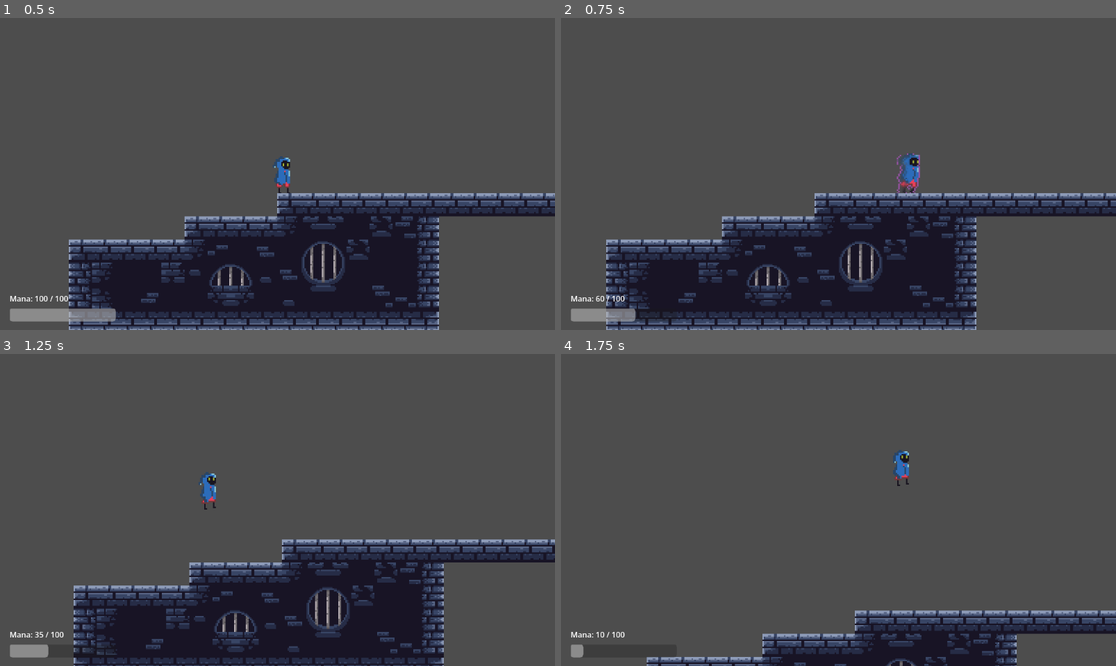
Above: before the commit, frames 1-4 (two rows, left to right).
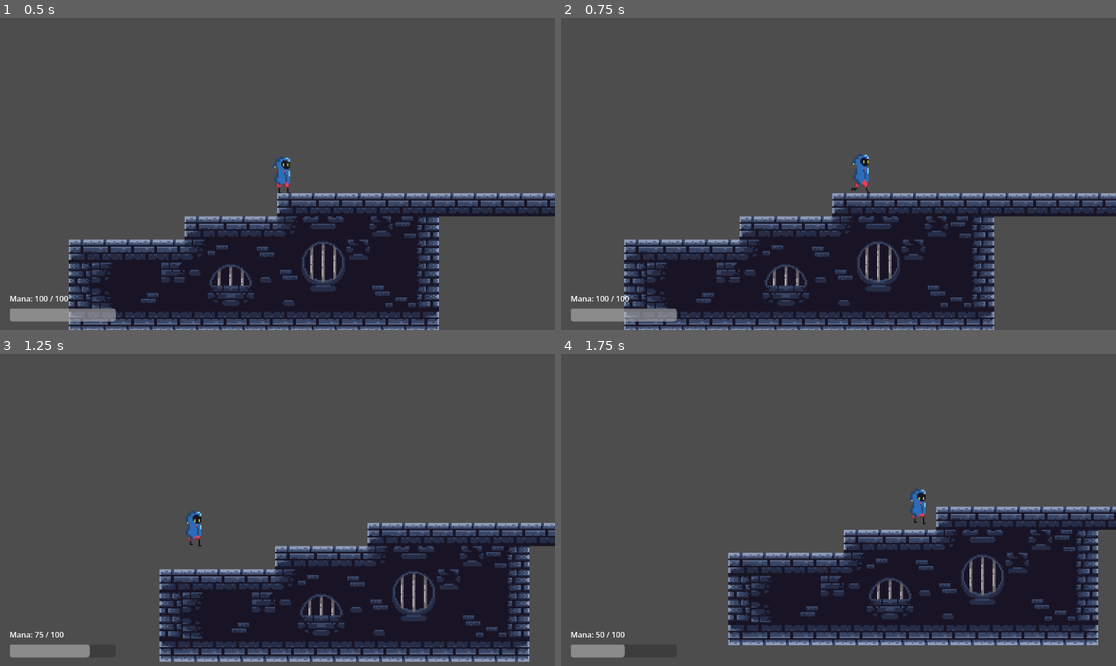
Above: after the commit, the same moments.

Repository: TathyaBarot2808/Godot_Game
Game: Godot game, scene res://scenes/game_sc.tscn
The game is run twice, just before and just after one commit, with the same random seed, the same clock (stepped at 60 frames per second) and the same inputs.
Inputs (mouse positions are in pixels of both pictures, inside the frame that each line leads up to):
- Up to frame 1 (0.5 s): no input
- Up to frame 2 (0.75 s): move the mouse to (960, 158) at 0.52 s; hold D (move_right) from 0.53 s (still down); tap Shift (dash) at 0.6 s
- Up to frame 3 (1.25 s): keep holding D (move_right); tap Space (jump) at 0.77, 1.07 s; right-click (399, 494) at 0.8 s
- Up to frame 4 (1.75 s): keep holding D (move_right); move the mouse to (727, 525) at 1.27 s; right-click (727, 525) at 1.35 s; tap Space (jump) at 1.52, 1.55 s

Frame 1 is identical in both runs. In frame 2, 11% of the frame differs, in the area x 6-100%, y 43-100%; in frame 3, 21%; in frame 4, 26%, in the area x 3-100%, y 30-100%.

Commit message:
Added abilities manager

Diff:
--- a/scenes/game_sc.tscn
+++ b/scenes/game_sc.tscn
@@ -160,10 +160,22 @@
 
 [node name="Player" parent="." unique_id=167515670 instance=ExtResource("1_4cm2f")]
 position = Vector2(1, 69)
+SPEED = null
 JUMP_VELOCITY = -800.0
+ACCELERATION = null
+DECELERATION = null
+AIR_ACCELERATION = null
+AIR_DECELERATION = null
+BASE_GRAVITY_MULTIPLIER = null
+VARIABLE_JUMP_MULTIPLIER = null
 JUMP_BUFFER_TIME = 0.3
+COYOTE_TIME = null
 MAX_FALL_SPEED = 1600.0
 FALL_GRAVITY_MULTIPLIER = 3.0
+APEX_THRESHOLD = null
+APEX_GRAVITY_MULTIPLIER = null
+APEX_SPEED_BOOST = null
+CORNER_CORRECTION_AMOUNT = null
 
 [node name="Camera2D" type="Camera2D" parent="Player" unique_id=1415058490]
 scale = Vector2(76.35171, 1.7891371)
--- a/scenes/player_sc.tscn
+++ b/scenes/player_sc.tscn
@@ -5,6 +5,7 @@
 [ext_resource type="PackedScene" uid="uid://ng0hy5sgafi4" path="res://scenes/mana_sc.tscn" id="3_mana"]
 [ext_resource type="Script" uid="uid://cjkt10dyt51sx" path="res://scripts/recoil_component.gd" id="4_recoil"]
 [ext_resource type="Script" uid="uid://kq34llptxc8b" path="res://scripts/dash_component.gd" id="5_orbwo"]
+[ext_resource type="Script" path="res://scripts/abilities_manager.gd" id="6_abmgr"]
 
 [sub_resource type="RectangleShape2D" id="RectangleShape2D_g2els"]
 size = Vector2(35, 101.75)
@@ -274,8 +275,11 @@
 
 [node name="Mana" parent="." unique_id=236815105 instance=ExtResource("3_mana")]
 
-[node name="RecoilComponent" type="Node" parent="." unique_id=152948713]
+[node name="AbilitiesManager" type="Node" parent="." unique_id=152948713]
+script = ExtResource("6_abmgr")
+
+[node name="recoil" type="Node" parent="AbilitiesManager" unique_id=152948714]
 script = ExtResource("4_recoil")
 
-[node name="DashComponent" type="Node" parent="." unique_id=855540878]
+[node name="dash" type="Node" parent="AbilitiesManager" unique_id=855540879]
 script = ExtResource("5_orbwo")
--- /dev/null
+++ b/scripts/abilities_manager.gd
@@ -0,0 +1,58 @@
+extends Node
+class_name AbilitiesManager
+
+# Unlock state — edit defaults here or call unlock() at runtime (e.g. from a pickup)
+var _unlocked: Dictionary = {
+	"recoil": true,   # player starts with recoil (shoot)
+	"dash":   false,  # locked until unlocked by gameplay
+}
+
+# Populated automatically in _ready from child AbilityBase nodes
+var _components: Dictionary = {}
+
+func _ready() -> void:
+	for child in get_children():
+		if child is AbilityBase:
+			_components[child.name.to_lower()] = child
+
+# ── Public API ────────────────────────────────────────────────────────────────
+
+# Returns true if the ability is unlocked AND currently usable (no cooldown, not active, etc.)
+func can_use(ability_name: String) -> bool:
+	if not _is_unlocked(ability_name):
+		return false
+	var component := _get_component(ability_name)
+	if not component:
+		return false
+	return component.can_use()
+
+# Runs the ability if allowed. Returns the result (e.g. velocity Vector2), or null if blocked.
+func execute(ability_name: String, args: Dictionary = {}) -> Variant:
+	if not can_use(ability_name):
+		return null
+	return _get_component(ability_name).trigger(args)
+
+# Returns true if the ability is currently mid-execution
+func is_active(ability_name: String) -> bool:
+	var component := _get_component(ability_name)
+	return component.is_active() if component else false
+
+# ── Unlock System ─────────────────────────────────────────────────────────────
+
+func unlock(ability_name: String) -> void:
+	if ability_name not in _unlocked:
+		push_error("AbilitiesManager: unknown ability -> " + ability_name)
+		return
+	_unlocked[ability_name] = true
+
+func lock(ability_name: String) -> void:
+	if ability_name in _unlocked:
+		_unlocked[ability_name] = false
+
+func _is_unlocked(ability_name: String) -> bool:
+	return _unlocked.get(ability_name, false)
+
+# ── Private ───────────────────────────────────────────────────────────────────
+
+func _get_component(ability_name: String) -> AbilityBase:
+	return _components.get(ability_name, null)
--- /dev/null
+++ b/scripts/ability_base.gd
@@ -0,0 +1,16 @@
+extends Node
+class_name AbilityBase
+
+# Base class for all player abilities.
+# Every ability must override these three functions.
+
+func trigger(_args: Dictionary) -> Variant:
+	push_error("trigger() not implemented in: " + name)
+	return null
+
+func can_use() -> bool:
+	push_error("can_use() not implemented in: " + name)
+	return false
+
+func is_active() -> bool:
+	return false
--- a/scripts/dash_component.gd
+++ b/scripts/dash_component.gd
@@ -1,4 +1,4 @@
-extends Node
+extends AbilityBase
 
 @export_group("Dash Settings")
 @export var DASH_SPEED: float = 1800.0
@@ -18,20 +18,22 @@
 		if _dash_timer <= 0:
 			_is_dashing = false
 			dash_ended.emit()
-
 	if _cooldown_timer > 0:
 		_cooldown_timer -= delta
 
-func trigger(direction: float) -> Vector2:
-	# direction = -1.0 (left) or 1.0 (right) from Input.get_axis
+# ── AbilityBase interface ─────────────────────────────────────────────────────
+
+func can_use() -> bool:
+	return not _is_dashing and _cooldown_timer <= 0.0
+
+# args: { "direction": float }  (-1.0 left, 1.0 right)
+func trigger(args: Dictionary) -> Variant:
+	var direction: float = args.get("direction", 1.0)
 	_is_dashing = true
 	_dash_timer = DASH_DURATION
 	_cooldown_timer = DASH_COOLDOWN
 	dash_started.emit()
 	return Vector2(direction * DASH_SPEED, 0.0)
 
-func can_dash() -> bool:
-	return not _is_dashing and _cooldown_timer <= 0.0
-
 func is_active() -> bool:
 	return _is_dashing
--- a/scripts/player_move.gd
+++ b/scripts/player_move.gd
@@ -24,151 +24,166 @@
 @export_group("Corner Correction")
 @export var CORNER_CORRECTION_AMOUNT: float = 4.0
 
-# --- timers ---
 var _jump_buffer_timer: float = 0.0
 var _coyote_timer: float = 0.0
 
-# --- node refs ---
 @onready var sprite: AnimatedSprite2D = $AnimatedSprite2D
 @onready var mana: Node = $Mana
-@onready var recoil: Node = $RecoilComponent
-@onready var dash: Node = $DashComponent
+@onready var abilities: AbilitiesManager = $AbilitiesManager
+# Typed refs for helpers that need ability-specific methods beyond the base interface
+@onready var _recoil: Node = $AbilitiesManager/recoil
+@onready var _dash: Node = $AbilitiesManager/dash
 
 func _ready() -> void:
-	# Connect dash signals directly to animation functions
-	dash.dash_started.connect(_on_dash_started)
+	_dash.dash_started.connect(_on_dash_started)
 	sprite.animation_finished.connect(_on_animation_finished)
 
-# Called instantly when dash begins — plays the full Dash animation
 func _on_dash_started() -> void:
 	sprite.play("Dash")
 
-# Called when any non-looping animation finishes
 func _on_animation_finished() -> void:
 	if sprite.animation == &"Dash":
 		sprite.play("Idle")
 
 func _physics_process(delta: float) -> void:
-	# --- coyote time ---
+	_tick_coyote(delta)
+	_tick_jump_buffer(delta)
+	_apply_gravity(delta)
+	_handle_shoot()
+	_handle_dash()
+	_handle_jump()
+	_handle_movement(delta)
+	_update_animation(Input.get_axis("move_left", "move_right"))
+	move_and_slide()
+
+# ── Input Handlers ────────────────────────────────────────────────────────────
+
+func _handle_shoot() -> void:
+	if not Input.is_action_just_pressed("shoot"):
+		return
+	if abilities.is_active("dash"):
+		return
+	if not mana.can_spend(mana.shoot_cost):
+		return
+	var mouse_pos := get_global_mouse_position()
+	var dir := (global_position - mouse_pos).normalized()
+	if dir == Vector2.ZERO:
+		dir = Vector2.UP
+	var result = abilities.execute("recoil", {"direction": dir})
+	if result != null:
+		mana.spend(mana.shoot_cost)
+		velocity = result
+
+func _handle_dash() -> void:
+	if not Input.is_action_just_pressed("dash"):
+		return
+	if abilities.is_active("recoil"):
+		return
+	if not mana.can_spend(mana.dash_cost):
+		return
+	var dir := Input.get_axis("move_left", "move_right")
+	if dir == 0.0:
+		dir = -1.0 if sprite.flip_h else 1.0
+	var result = abilities.execute("dash", {"direction": dir})
+	if result != null:
+		mana.spend(mana.dash_cost)
+		velocity = result
+
+func _handle_jump() -> void:
+	if _jump_buffer_timer > 0 and _coyote_timer > 0:
+		velocity.y = JUMP_VELOCITY
+		_jump_buffer_timer = 0.0
+		_coyote_timer = 0.0
+
+# ── Movement & Gravity ────────────────────────────────────────────────────────
+
+func _apply_gravity(delta: float) -> void:
+	if is_on_floor():
+		return
+	if abilities.is_active("recoil") or abilities.is_active("dash"):
+		if velocity.y > MAX_FALL_SPEED:
+			velocity.y = MAX_FALL_SPEED
+		if velocity.y < 0 and is_on_ceiling():
+			_handle_corner_correction()
+		return
+
+	var current_gravity := get_gravity() * BASE_GRAVITY_MULTIPLIER
+
+	if Input.is_action_just_released("jump") and velocity.y < 0:
+		velocity.y *= VARIABLE_JUMP_MULTIPLIER
+
+	if abs(velocity.y) < APEX_THRESHOLD:
+		current_gravity *= APEX_GRAVITY_MULTIPLIER
+	elif velocity.y > 0:
+		current_gravity *= FALL_GRAVITY_MULTIPLIER
+
+	if _recoil.is_recovering():
+		current_gravity *= _recoil.get_recovery_factor()
+
+	velocity += current_gravity * delta
+
+	if velocity.y > MAX_FALL_SPEED:
+		velocity.y = MAX_FALL_SPEED
+
+	if velocity.y < 0 and is_on_ceiling():
+		_handle_corner_correction()
+
+func _handle_movement(delta: float) -> void:
+	if abilities.is_active("recoil") or abilities.is_active("dash"):
+		return
+	var direction := Input.get_axis("move_left", "move_right")
+	var on_ground := is_on_floor()
+	var current_speed := SPEED + (APEX_SPEED_BOOST if abs(velocity.y) < APEX_THRESHOLD else 0.0)
+
+	if direction != 0:
+		var accel := ACCELERATION if on_ground else AIR_ACCELERATION
+		velocity.x = move_toward(velocity.x, direction * current_speed, accel * delta)
+	else:
+		var decel := DECELERATION if on_ground else AIR_DECELERATION
+		velocity.x = move_toward(velocity.x, 0.0, decel * delta)
+
+# ── Timers ────────────────────────────────────────────────────────────────────
+
+func _tick_coyote(delta: float) -> void:
 	if is_on_floor():
 		_coyote_timer = COYOTE_TIME
 	else:
 		_coyote_timer -= delta
 
-	# --- jump buffer ---
+func _tick_jump_buffer(delta: float) -> void:
 	if Input.is_action_just_pressed("jump"):
 		_jump_buffer_timer = JUMP_BUFFER_TIME
 	else:
 		_jump_buffer_timer -= delta
 
-	# --- gravity ---
-	var current_gravity := get_gravity() * BASE_GRAVITY_MULTIPLIER
-	var current_speed := SPEED
-
-	if not is_on_floor():
-		if not recoil.is_active() and not dash.is_active():
-			if Input.is_action_just_released("jump") and velocity.y < 0:
-				velocity.y *= VARIABLE_JUMP_MULTIPLIER
-
-			if abs(velocity.y) < APEX_THRESHOLD:
-				current_gravity *= APEX_GRAVITY_MULTIPLIER
-				current_speed += APEX_SPEED_BOOST
-			elif velocity.y > 0:
-				current_gravity *= FALL_GRAVITY_MULTIPLIER
-
-			if recoil.is_recovering():
-				current_gravity *= recoil.get_recovery_factor()
-
-			velocity += current_gravity * delta
-
-		if velocity.y > MAX_FALL_SPEED:
-			velocity.y = MAX_FALL_SPEED
-
-		if velocity.y < 0 and is_on_ceiling():
-			_handle_corner_correction()
-
-	# --- shoot (right click recoil) ---
-	if Input.is_action_just_pressed("shoot"):
-		if not dash.is_active() and mana.can_spend(mana.shoot_cost):
-			mana.spend(mana.shoot_cost)
-			var mouse_pos := get_global_mouse_position()
-			var recoil_dir := (global_position - mouse_pos).normalized()
-			if recoil_dir == Vector2.ZERO:
-				recoil_dir = Vector2.UP
-			velocity = recoil.trigger(recoil_dir)
-
-	# --- dash ---
-	if Input.is_action_just_pressed("dash"):
-		if dash.can_dash() and not recoil.is_active() and mana.can_spend(mana.dash_cost):
-			mana.spend(mana.dash_cost)
-			var dir := Input.get_axis("move_left", "move_right")
-			if dir == 0.0:
-				dir = -1.0 if sprite.flip_h else 1.0
-			velocity = dash.trigger(dir)
-
-	# --- jump ---
-	if _jump_buffer_timer > 0 and _coyote_timer > 0:
-		velocity.y = JUMP_VELOCITY
-		_jump_buffer_timer = 0.0
-		_coyote_timer = 0.0
-
-	# --- horizontal movement ---
-	var direction := Input.get_axis("move_left", "move_right")
-	var on_ground := is_on_floor()
-
-	if not recoil.is_active() and not dash.is_active():
-		if direction != 0:
-			var accel := ACCELERATION if on_ground else AIR_ACCELERATION
-			velocity.x = move_toward(velocity.x, direction * current_speed, accel * delta)
-		else:
-			var decel := DECELERATION if on_ground else AIR_DECELERATION
-			velocity.x = move_toward(velocity.x, 0.0, decel * delta)
-
-	# --- animations ---
-	_update_animation(direction)
-
-	move_and_slide()
+# ── Animation ─────────────────────────────────────────────────────────────────
 
 func _update_animation(direction: float) -> void:
-	# Don't interrupt Dash animation — let it complete naturally (_on_animation_finished handles the transition)
+	# Let Dash animation play to completion — _on_animation_finished handles the transition
 	if sprite.animation == &"Dash" and sprite.is_playing():
 		return
-
-	# Dash active but animation already finished (safety guard)
-	if dash.is_active():
+	if abilities.is_active("dash"):
 		return
-
-	# Recoil — freeze animation
-	if recoil.is_active():
+	if abilities.is_active("recoil"):
 		return
-
-	# Air animations
 	if not is_on_floor():
-		if velocity.y < 0:
-			sprite.play("Jump")
-		else:
-			sprite.play("Fall")
+		sprite.play("Jump" if velocity.y < 0 else "Fall")
 		return
-
-	# Ground animations
 	if direction != 0:
 		sprite.play("Walk")
 		sprite.flip_h = direction < 0
 	else:
 		sprite.play("Idle")
 
+# ── Corner Correction ─────────────────────────────────────────────────────────
+
 func _handle_corner_correction() -> void:
-	if not $RayCastLeft or not $RayCastRight:
+	var left := $RayCastLeft
+	var right := $RayCastRight
+	if not left or not right:
 		return
-	var left_hitting: bool = $RayCastLeft.is_colliding()
-	var right_hitting: bool = $RayCastRight.is_colliding()
-
-	if left_hitting and right_hitting:
+	var left_hit: bool = left.is_colliding()
+	var right_hit: bool = right.is_colliding()
+	if left_hit == right_hit:
 		return
-	if not left_hitting and not right_hitting:
-		return
-
-	if left_hitting and not right_hitting:
-		global_position.x += CORNER_CORRECTION_AMOUNT
-	elif right_hitting and not left_hitting:
-		global_position.x -= CORNER_CORRECTION_AMOUNT
+	global_position.x += CORNER_CORRECTION_AMOUNT * (-1.0 if left_hit else 1.0)
--- a/scripts/recoil_component.gd
+++ b/scripts/recoil_component.gd
@@ -1,4 +1,4 @@
-extends Node
+extends AbilityBase
 
 @export_group("Shotgun Recoil")
 @export var RECOIL_SPEED: float = 1500.0
@@ -16,8 +16,14 @@
 	if _recovery_timer > 0:
 		_recovery_timer -= delta
 
-func trigger(direction: Vector2) -> Vector2:
-	# Starts recoil and returns the velocity impulse to apply
+# ── AbilityBase interface ─────────────────────────────────────────────────────
+
+func can_use() -> bool:
+	return not is_active()
+
+# args: { "direction": Vector2 }
+func trigger(args: Dictionary) -> Variant:
+	var direction: Vector2 = args.get("direction", Vector2.UP)
 	_recoil_timer = RECOIL_DURATION
 	_recovery_timer = 0.0
 	return direction * RECOIL_SPEED
@@ -25,11 +31,13 @@
 func is_active() -> bool:
 	return _recoil_timer > 0
 
+# ── Recoil-specific helpers (used by player_move.gd via typed ref) ────────────
+
 func is_recovering() -> bool:
 	return _recovery_timer > 0
 
 func get_recovery_factor() -> float:
-	# Returns 0.0 → 1.0 ramp as recovery completes (used to ease gravity back in)
+	# Returns 0.0 → 1.0 ramp as recovery completes (eases gravity back in)
 	if _recovery_timer <= 0:
 		return 1.0
 	return 1.0 - (_recovery_timer / RECOIL_GRAVITY_RECOVERY)
Not shown, added: scripts/abilities_manager.gd.uid
Not shown, added: scripts/ability_base.gd.uid
